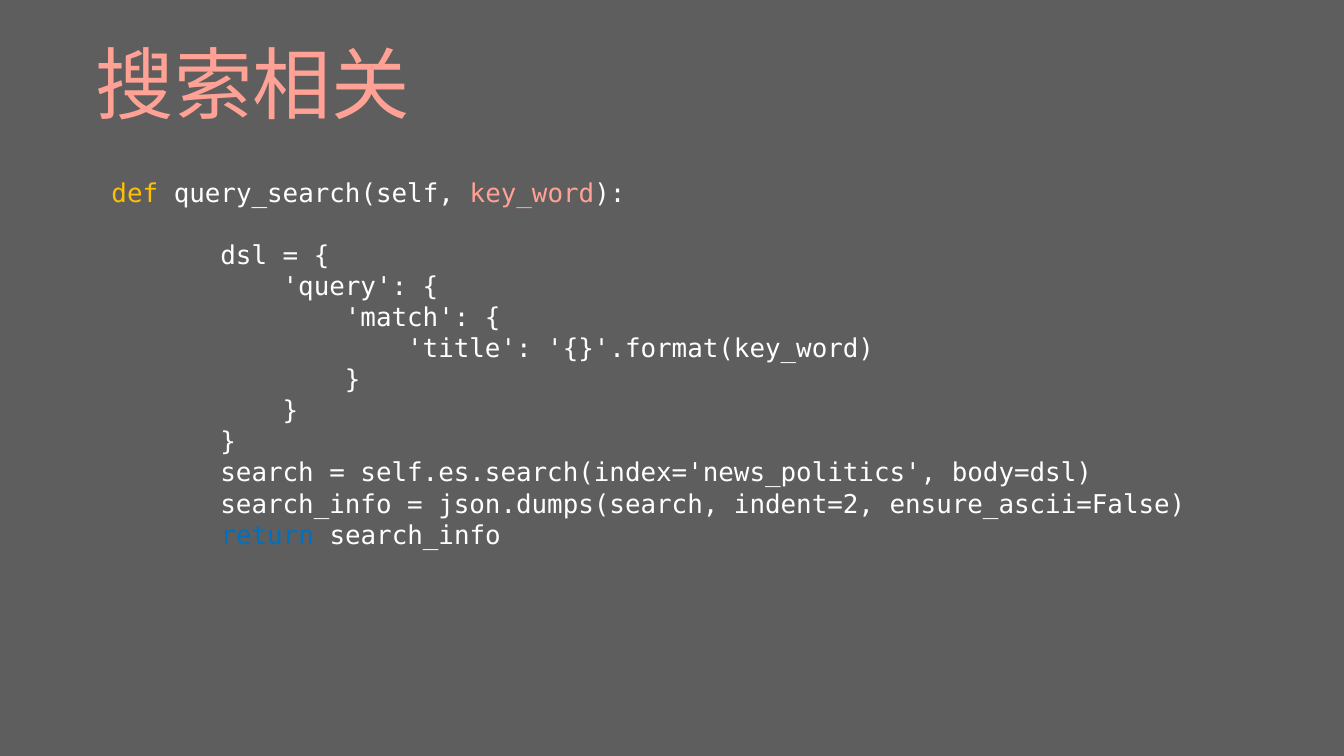
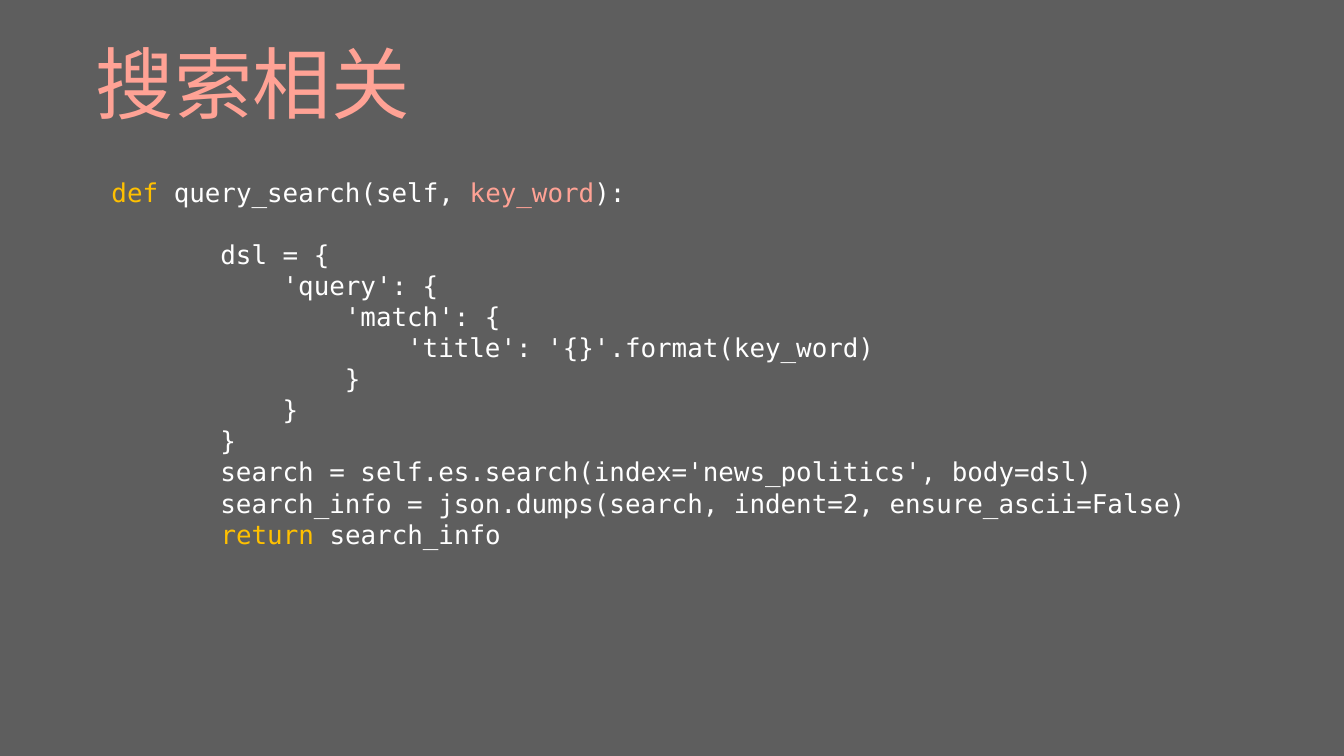
Before and after one commit to Uchida-Hideto/Elasticsearch, a slide deck: slide 28 of elasticsearch.pptx. Drawn at 1344x756 pixels with LibreOffice and Linux fonts; fonts in the diff are those of the drawing. Boxes give left, top, right and bottom in pixels: in the first picture for what was removed or moved away, otherwise in the second. Text is boxed around its words. In the diff, an @@ line names an element or a change of style, - is before the commit and + after.

```diff
--- a/elasticsearch.pptx
+++ b/elasticsearch.pptx
@@ text at (x1=221, y1=524, x2=501, y2=545): text colour #0070C0 to #FFC000 in "return" @@
```
Also in this commit, not shown: 1 other slide changed, 10 slides added.
